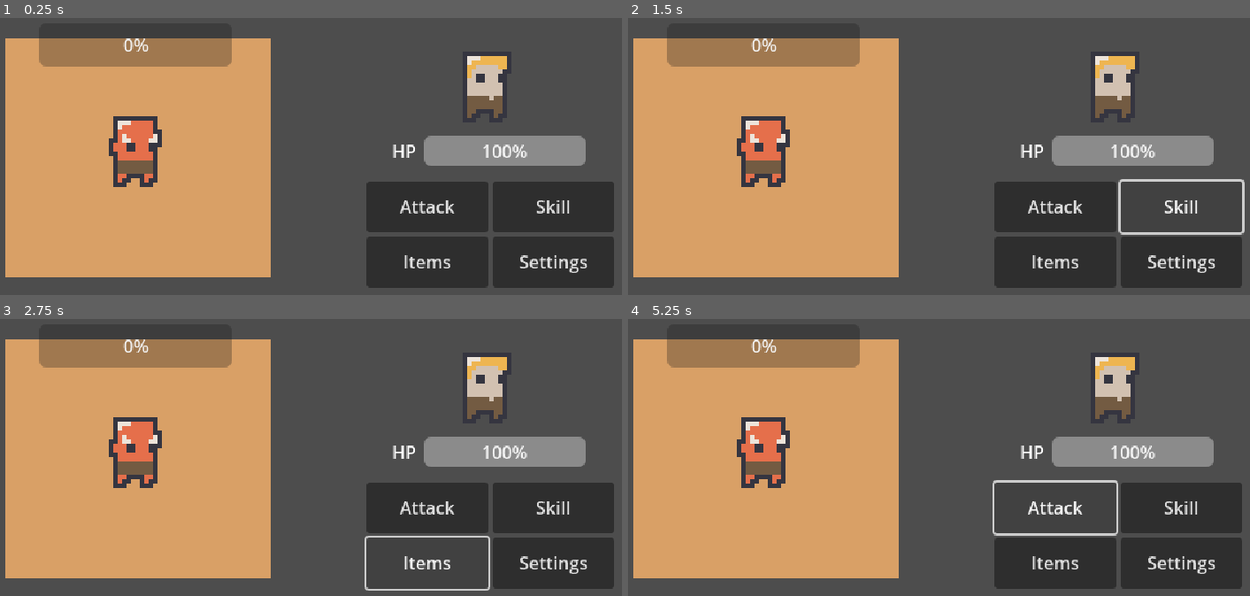
Above: before the commit, frames 1-4 (two rows, left to right).
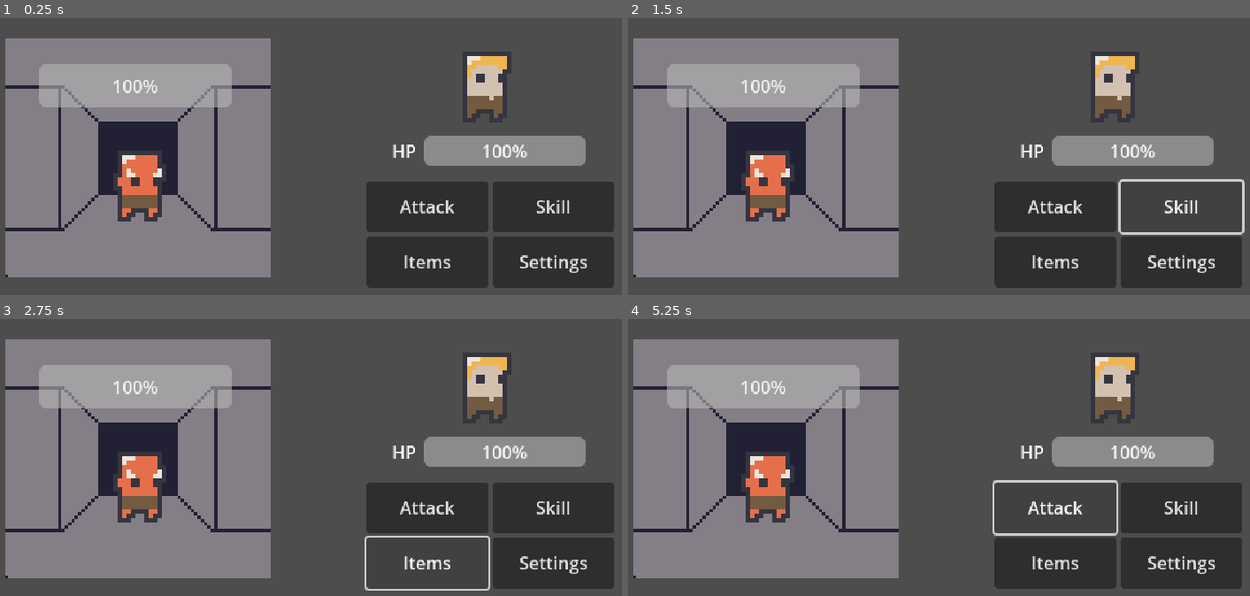
Above: after the commit, the same moments.

Repository: THE21Falcam/Dungeon-Madness
Game: Godot game, scene res://Main World/main_world.tscn
Two runs of this game, one before a commit and one after it. Both use one fixed random seed, a clock stepped at 60 frames per second and the inputs below.
Inputs:
- Up to frame 1 (0.25 s): no input
- Up to frame 2 (1.5 s): click "Attack" at 0.5 s; click "Skill" at 1.25 s
- Up to frame 3 (2.75 s): click "Items" at 2 s
- Up to frame 4 (5.25 s): click "Attack" at 2.75 s; click "Skill" at 3.5 s; click "Items" at 4.25 s; click "Attack" at 5 s

The runs differ from the first frame. In frame 1, 36% of the frame differs, in the area x 0-44%, y 7-94%; in frame 2, 36%; in frame 3, 36%; in frame 4, 36%.

Commit message:
Updated Doungen Background Sprite

Diff:
--- a/Main World/main_world.tscn
+++ b/Main World/main_world.tscn
@@ -29,7 +29,7 @@
 texture = ExtResource("1_2tp7a")
 
 [node name="Dungen Foe" parent="." instance=ExtResource("2_gbj8d")]
-position = Vector2(159, 158)
+position = Vector2(163, 189)
 
 [node name="Dungen Hero" type="AnimatedSprite2D" parent="."]
 sprite_frames = SubResource("SpriteFrames_4f0rs")
@@ -58,11 +58,14 @@
 anchor_right = 0.5
 anchor_bottom = 0.5
 offset_left = -248.0
-offset_top = -122.0
+offset_top = -85.0
 offset_right = -74.0
-offset_bottom = -83.0
+offset_bottom = -46.0
 grow_horizontal = 2
 grow_vertical = 2
+max_value = 20.0
+step = 1.0
+value = 20.0
 
 [node name="Hero HP Text" type="Label" parent="Extra UI/Dungen GUI"]
 layout_mode = 1
@@ -92,8 +95,9 @@
 offset_bottom = 13.5
 grow_horizontal = 2
 grow_vertical = 2
+max_value = 20.0
 step = 1.0
-value = 100.0
+value = 20.0
 
 [node name="GridContainer" type="GridContainer" parent="Extra UI/Dungen GUI"]
 layout_mode = 1
Binary file changed: Assets/Created by Master/DungenLayout.ase
Binary file changed: Assets/Created by Master/DungenLayout.png
